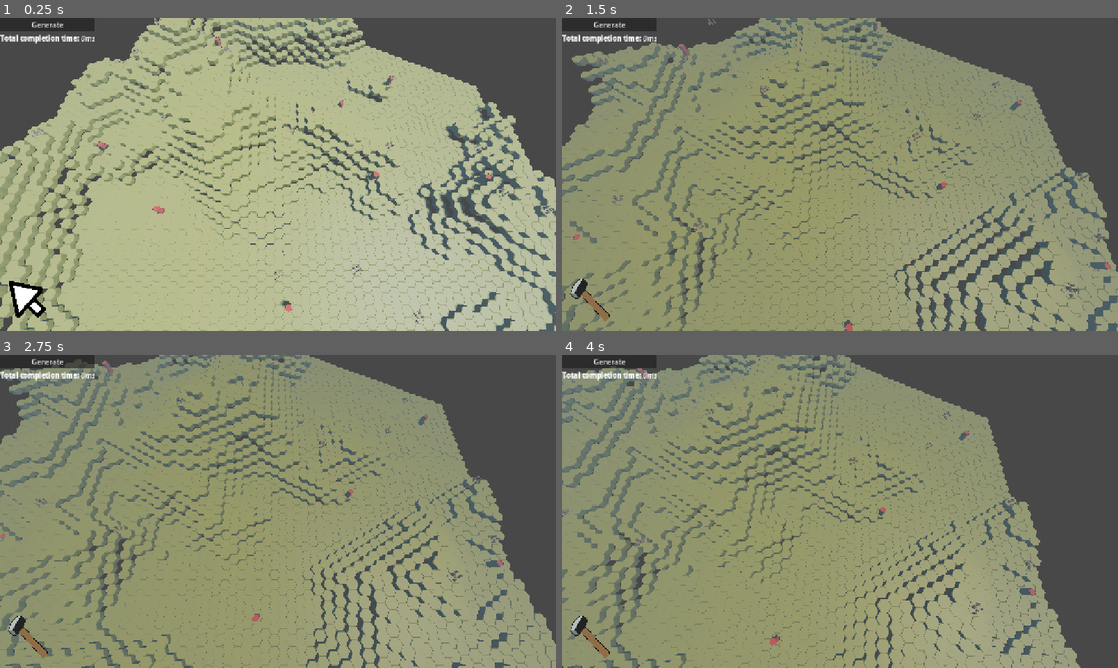
Above: before the commit, frames 1-4 (two rows, left to right).
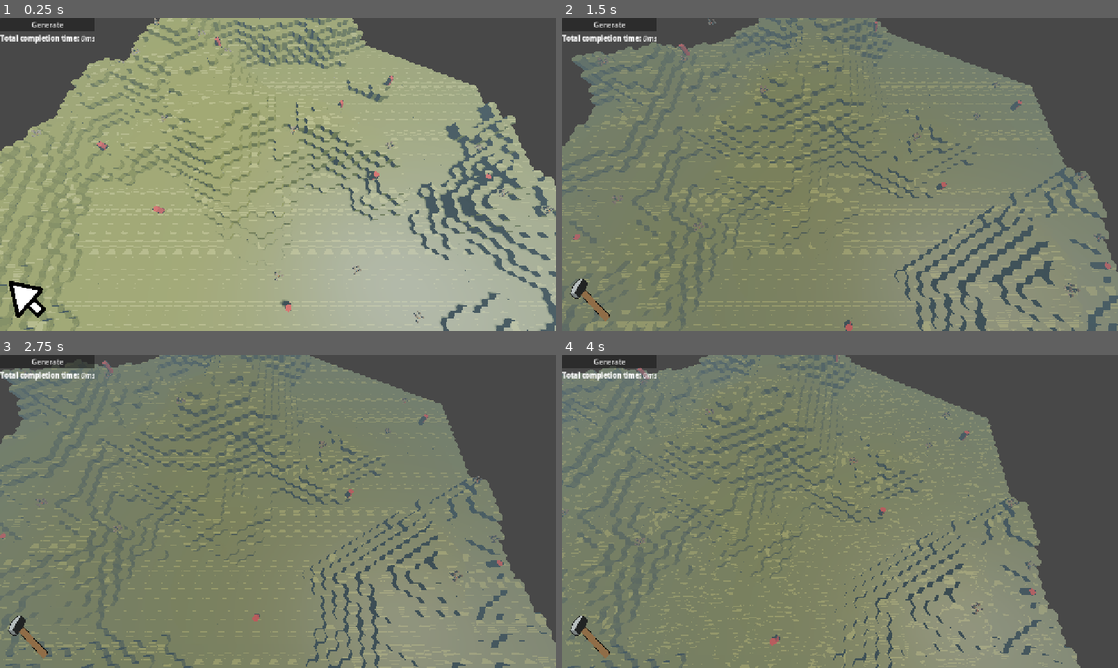
Above: after the commit, the same moments.

Repository: forzinkahd/HexaKingdomGameRepo
Game: Godot game, scene res://Scenes/GameScene.tscn
Same seed, same stepped clock (60 frames per second), same inputs: the game is played once before the commit and once after it.
Inputs (mouse positions are in pixels of both pictures, inside the frame that each line leads up to):
- Up to frame 1 (0.25 s): no input
- Up to frame 2 (1.5 s): click "Generate" at 0.5 s; tap Enter at 1.25 s; move the mouse to (962, 158) at 1.27 s; hold D (MoveRight) from 1.28 s (still down); tap 2 (Build) at 1.35 s; click (962, 158) at 1.42 s
- Up to frame 3 (2.75 s): move the mouse to (166, 527) at 2.02 s; release D (MoveRight) at 2.03 s; hold S (MoveBackwards) from 2.03 s (still down); click (166, 527) at 2.1 s
- Up to frame 4 (4 s): move the mouse to (895, 442) at 2.77 s; release S (MoveBackwards) at 2.78 s; hold D (MoveRight) 2.78-3.53 s; right-click (895, 442) at 2.85 s; move the mouse to (812, 574) at 3.52 s; hold W (MoveForward) from 3.53 s (still down); tap Q (RotateCameraLeft) at 3.6 s; click (812, 574) at 3.67 s

The runs differ from the first frame. In frame 1, 8.1% of the frame differs, in the area x 0-100%, y 0-100%; in frame 2, 42%; in frame 3, 43%; in frame 4, 42%.

Commit message:
Implement bottom tiles
places bottom tiles, but it overlaps with top tile

Diff:
--- a/scripts/WorldGen/Voxel/voxel_generator.gd
+++ b/scripts/WorldGen/Voxel/voxel_generator.gd
@@ -76,7 +76,10 @@
 	chunk.material_override = settings.material
 
 	# Spawn custom visuals
-	_spawn_surface_tiles(chunk)
+	_spawn_columns(chunk)		# bottom geometry
+	_spawn_surface_tiles(chunk)	# top caps
+
+	#_spawn_surface_tiles(chunk)
 
 	return chunk
 	"""var chunk = Chunk.new()
@@ -330,6 +333,7 @@
 	# Map local_uv [0..1] into this rectangle
 	return uv_min + local_uv * (uv_max - uv_min)
 
+#################################################################
 
 func _spawn_surface_tiles(chunk: Chunk) -> void:
 	if theme == null:
@@ -346,6 +350,75 @@
 		inst.position = v.world_position + Vector3(0, settings.voxel_height, 0)
 
 		chunk.add_child(inst)
+
+
+func _spawn_columns(chunk: Chunk) -> void:
+	if theme == null:
+		push_warning("No theme assigned; skipping tile spawn.")
+		return
+
+	# Dictionary: Vector2i -> Array[Voxel]
+	var columns := {}
+
+	for v: Voxel in map:
+		if v.type == VoxelData.voxel_type.AIR:
+			continue
+		var key: Vector2i = v.grid_position_xz
+		if not columns.has(key):
+			columns[key] = [] as Array[Voxel]
+		(columns[key] as Array[Voxel]).append(v)
+
+	for key in columns.keys():
+		var col: Array[Voxel] = columns[key] as Array[Voxel]
+		col.sort_custom(func(a: Voxel, b: Voxel) -> bool:
+			return a.grid_position_xyz.y < b.grid_position_xyz.y
+		)
+
+		var top_voxel: Voxel = col[col.size() - 1]
+		var top_y: int = top_voxel.grid_position_xyz.y
+
+		# Count consecutive solid voxels downward from the top (same x,z)
+		var height_voxels := 0
+		var y := top_y
+		while true:
+			var p := Vector3i(top_voxel.grid_position_xyz.x, y, top_voxel.grid_position_xyz.z)
+			var vv: Voxel = map_dict.get(p)
+			if vv == null or vv.type == VoxelData.voxel_type.AIR:
+				break
+			height_voxels += 1
+			y -= 1
+
+		var bottom_scene := _bottom_scene_for_voxel_type(top_voxel.type)
+		if bottom_scene == null:
+			continue
+
+		var bottom := bottom_scene.instantiate() as Node3D
+
+		# Stretch column to cover the stack. If your bottom mesh is 1 voxel tall at scale.y=1, this is correct.
+		bottom.scale.y = float(height_voxels)
+
+		# Place the TOP of the column at the top surface of the top voxel
+		bottom.position = top_voxel.world_position + Vector3(0, settings.voxel_height, 0)
+
+		chunk.add_child(bottom)
+
+
+func _top_scene_for_voxel_type(t) -> PackedScene:
+	match t:
+		VoxelData.voxel_type.STONE:
+			return theme.stone_top_scene
+		_:
+			return theme.grass_top_scene
+
+
+func _bottom_scene_for_voxel_type(t) -> PackedScene:
+	match t:
+		VoxelData.voxel_type.STONE:
+			return theme.stone_bottom_scene
+		_:
+			return theme.grass_bottom_scene
+
+##########################################
 
 
 func _scene_for_voxel_type(t) -> PackedScene:
